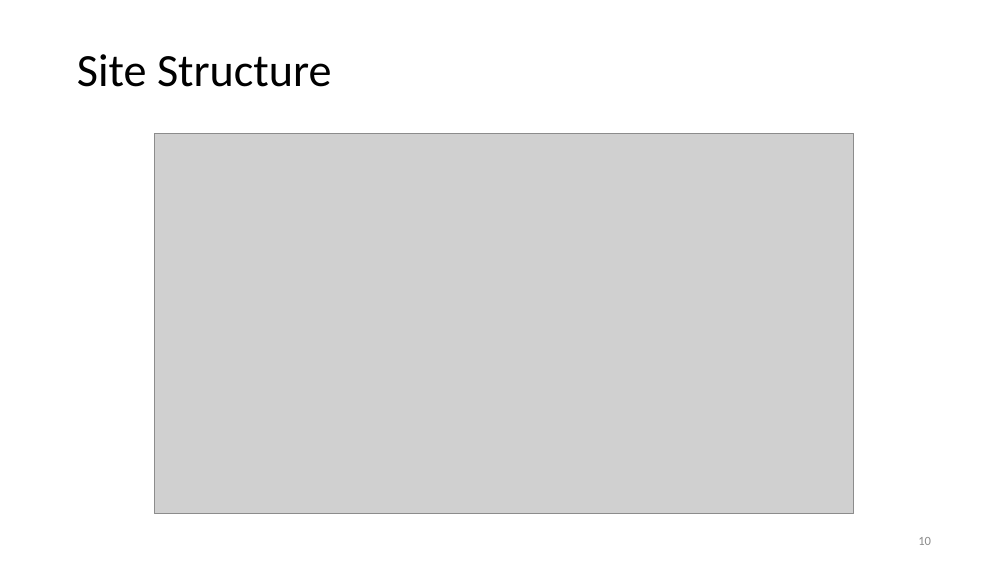
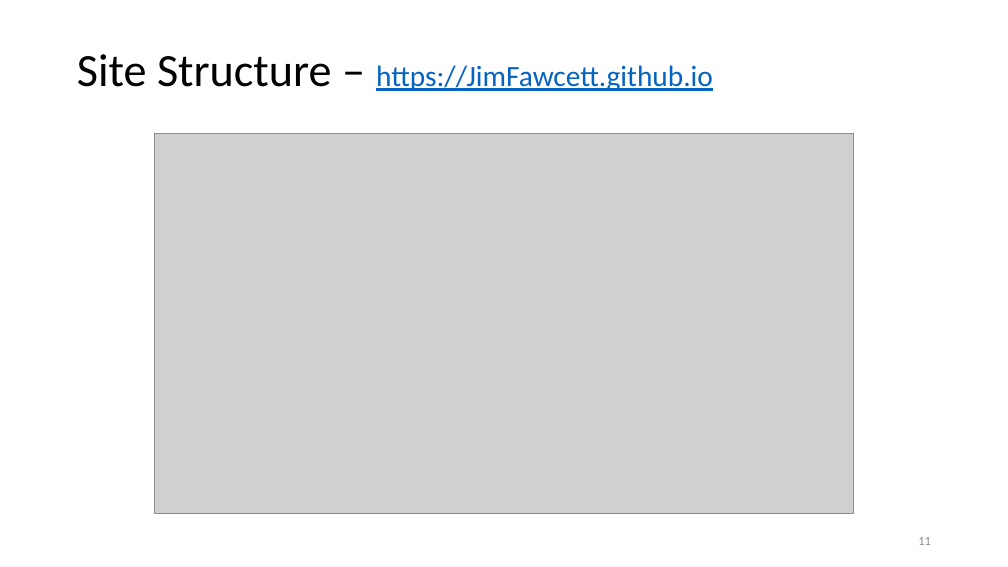
Before and after one commit to JimFawcett/JimFawcett.github.io, a slide deck: slide 11 of Resources/PublishingSourceCode.pptx (slide 10 before the commit). Drawn at 1008x567 pixels with LibreOffice and Linux fonts; fonts in the diff are those of the drawing; grey boxes stand for pictures. Boxes give left, top, right and bottom in pixels: in the first picture for what was removed or moved away, otherwise in the second. Text is boxed around its words. In the diff, an @@ line names an element or a change of style, - is before the commit and + after.

Commit message:
minor text modifications, added prologue

```diff
--- a/Resources/PublishingSourceCode.pptx
+++ b/Resources/PublishingSourceCode.pptx
@@ title at <box>77,54,713,91</box>: text changed; size 44 to 28 pt; text colour #000000 to #0563C1 @@
-Site Structure
+Site Structure – https://JimFawcett.github.io
@@ page number at <box>918,537,931,545</box>: text changed @@
-10
+11
```
Also in this commit, not shown: 3 other slides changed, 1 slide added.
